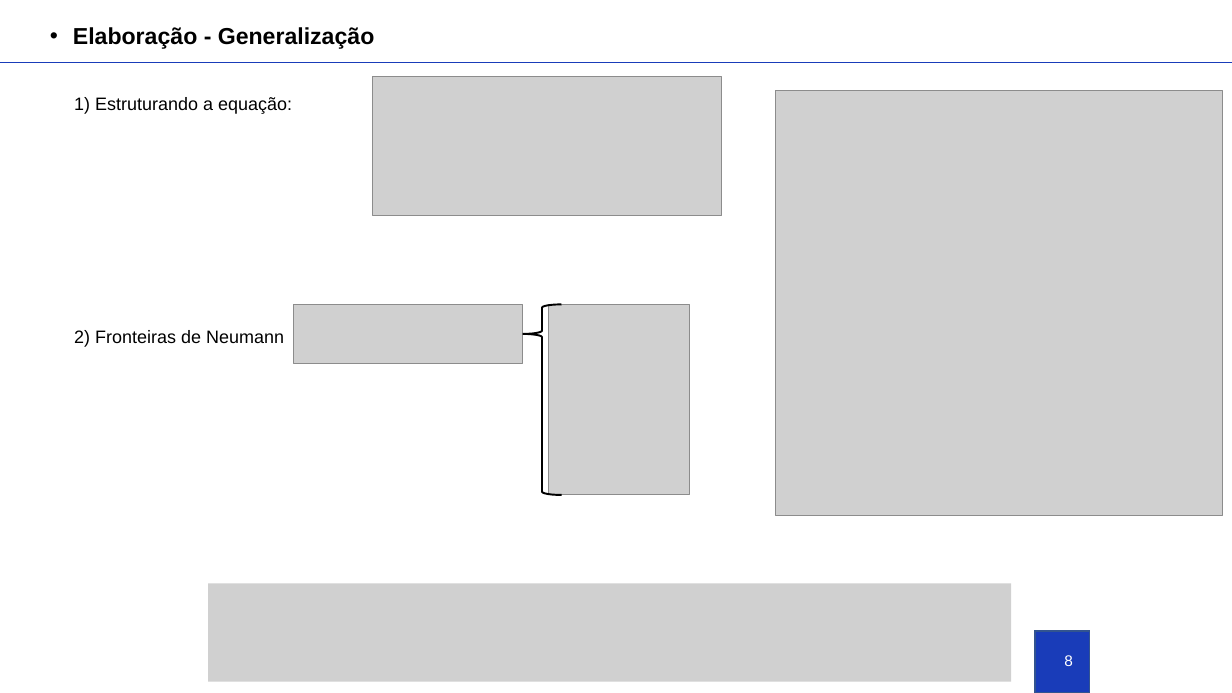
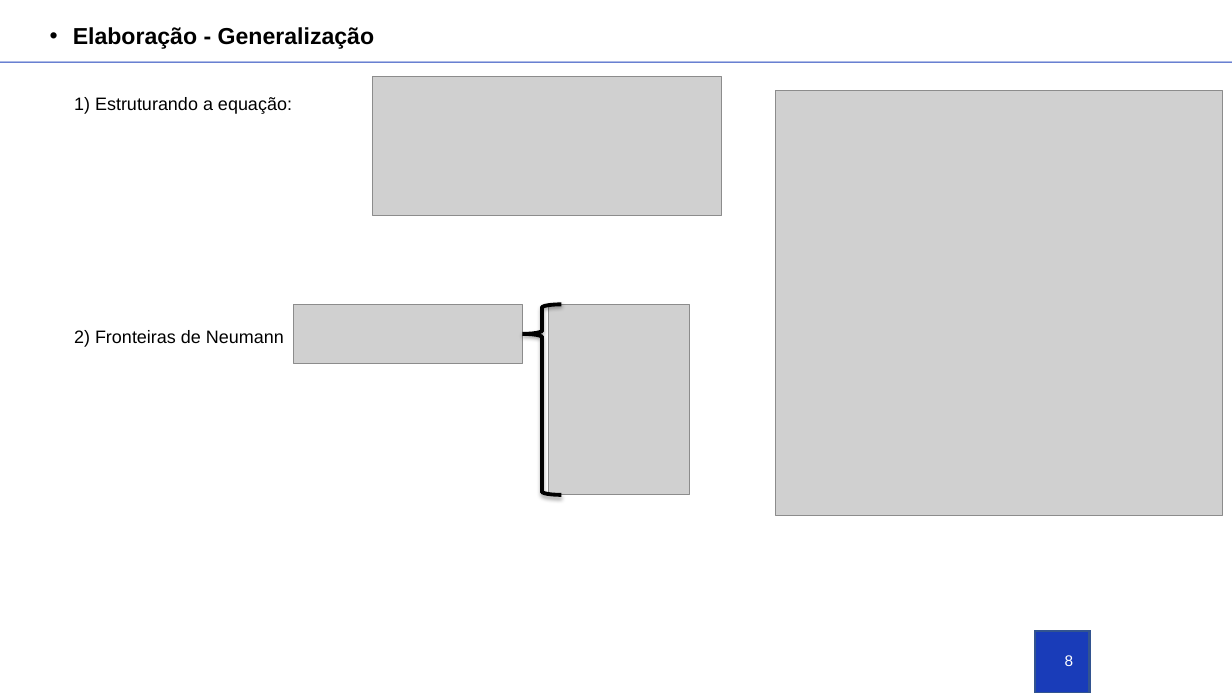
Before and after one commit to ldsc/ProjetoEngenharia-STC-3D-SimuladorDeTransferenciaDeCalor-3D, a slide deck: slide 8 of Apresentacao_Nicholas.pptx. Drawn at 1232x693 pixels with LibreOffice and Linux fonts; fonts in the diff are those of the drawing; grey boxes stand for pictures; background and template pictures are left out. Boxes give left, top, right and bottom in pixels: in the first picture for what was removed or moved away, otherwise in the second. Text is boxed around its words. In the diff, an @@ line names an element or a change of style, - is before the commit and + after.

```diff
--- a/Apresentacao_Nicholas.pptx
+++ b/Apresentacao_Nicholas.pptx
@@ line (0, 62) - (1232, 62): stroke #193CB9 0.5 pt to #193CB9 0.75 pt @@
@@ left brace at bbox=[523, 304, 562, 494]: outline #000000 1.5 pt to #000000 3 pt; shadow on @@
@@ picture removed at bbox=[208, 583, 1011, 681] @@
```
Also in this commit, not shown: 9 other slides changed, 5 slides added, 3 slides removed.
